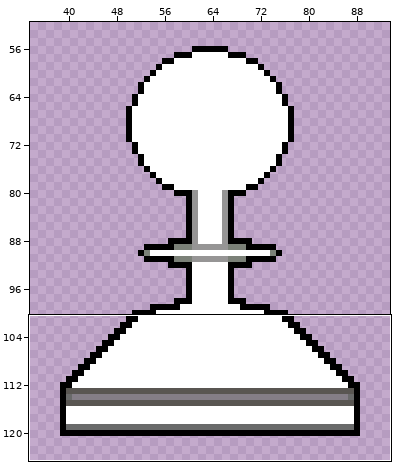
Sprite sheet -- sprites/pw.png. The picture above shows the old version from afar; the outline marks the close-up.
Close-up. Before the edit:
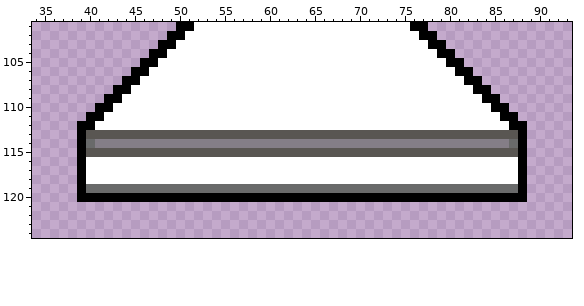
The file is 128x128 pixels. Shown: x 34..93, y 101..124. The wide view leaves out empty margins.
The same view after the edit:
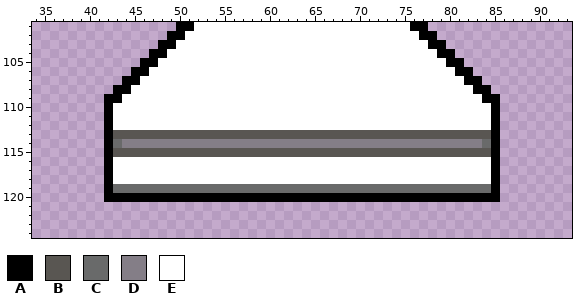
Palette (. is transparent): A #000000  B #595652  C #696a6a  D #847e87  E #ffffff
Diff:
@@ x 34..93 @@
 109 ........AAEEEEEEEEEEEEEEEEEEEEEEEEEEEEEEEEEEEEEEEEAA........
-110 .......AAEEEEEEEEEEEEEEEEEEEEEEEEEEEEEEEEEEEEEEEEEEAA.......
-111 ......AAEEEEEEEEEEEEEEEEEEEEEEEEEEEEEEEEEEEEEEEEEEEEAA......
-112 .....AAEEEEEEEEEEEEEEEEEEEEEEEEEEEEEEEEEEEEEEEEEEEEEEAA.....
-113 .....ABBBBBBBBBBBBBBBBBBBBBBBBBBBBBBBBBBBBBBBBBBBBBBBBA.....
-114 .....ACDDDDDDDDDDDDDDDDDDDDDDDDDDDDDDDDDDDDDDDDDDDDDDCA.....
-115 .....ABBBBBBBBBBBBBBBBBBBBBBBBBBBBBBBBBBBBBBBBBBBBBBBBA.....
-116 .....AEEEEEEEEEEEEEEEEEEEEEEEEEEEEEEEEEEEEEEEEEEEEEEEEA.....
-117 .....AEEEEEEEEEEEEEEEEEEEEEEEEEEEEEEEEEEEEEEEEEEEEEEEEA.....
-118 .....AEEEEEEEEEEEEEEEEEEEEEEEEEEEEEEEEEEEEEEEEEEEEEEEEA.....
-119 .....ACCCCCCCCCCCCCCCCCCCCCCCCCCCCCCCCCCCCCCCCCCCCCCCCA.....
-120 .....AAAAAAAAAAAAAAAAAAAAAAAAAAAAAAAAAAAAAAAAAAAAAAAAAA.....
+110 ........AEEEEEEEEEEEEEEEEEEEEEEEEEEEEEEEEEEEEEEEEEEA........
+111 ........AEEEEEEEEEEEEEEEEEEEEEEEEEEEEEEEEEEEEEEEEEEA........
+112 ........AEEEEEEEEEEEEEEEEEEEEEEEEEEEEEEEEEEEEEEEEEEA........
+113 ........ABBBBBBBBBBBBBBBBBBBBBBBBBBBBBBBBBBBBBBBBBBA........
+114 ........ACDDDDDDDDDDDDDDDDDDDDDDDDDDDDDDDDDDDDDDDDCA........
+115 ........ABBBBBBBBBBBBBBBBBBBBBBBBBBBBBBBBBBBBBBBBBBA........
+116 ........AEEEEEEEEEEEEEEEEEEEEEEEEEEEEEEEEEEEEEEEEEEA........
+117 ........AEEEEEEEEEEEEEEEEEEEEEEEEEEEEEEEEEEEEEEEEEEA........
+118 ........AEEEEEEEEEEEEEEEEEEEEEEEEEEEEEEEEEEEEEEEEEEA........
+119 ........ACCCCCCCCCCCCCCCCCCCCCCCCCCCCCCCCCCCCCCCCCCA........
+120 ........AAAAAAAAAAAAAAAAAAAAAAAAAAAAAAAAAAAAAAAAAAAA........
 121 ............................................................
